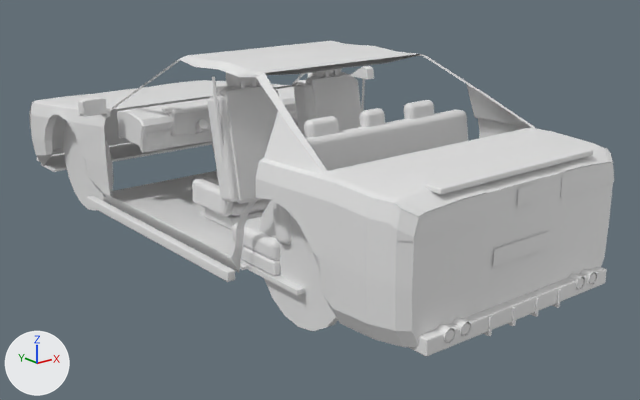
What one commit did to the OBJ model realweather/src/main/resources/assets/realweather/models/vehicle/sport/body.obj.
The view is the same before and after, from a camera (50 mm lens) standing at (-3.77, -5.42, 2.3) and looking at (0.26, -0.39, 0.28). Lighting does not change. The marker at lower left points along +X, +Y and +Z. The first picture is the older version. Materials are left out; every surface is plain grey. Where no turn or scale is listed for an object, it has been applied to the vertices.

The first picture shows 'body'.
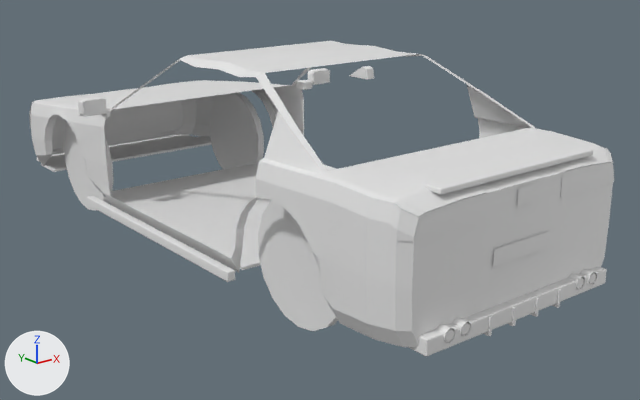
Changed parts and their boxes [x1, y1, x2, y2] in the pictures (640 x 400 px):
part 1 of me_body, deleted: before [114, 55, 468, 295]

The change in detail:
me_body is used by ob_body; location (0.0, 0.0, 0.0).
me_body had 6914 vertices, 6237 faces and spanned x -1.16..1.16, y -2.57..2.55, z -0.06..1.45.
me_body now has 2141 vertices, 1681 faces and spans x -1.16..1.16, y -2.57..2.55, z -0.06..1.45.
me_body part 1: 84 loose pieces with 4773 vertices, spanning x -0.84..0.84, y -1.55..0.85, z 0.19..1.41, are deleted.
